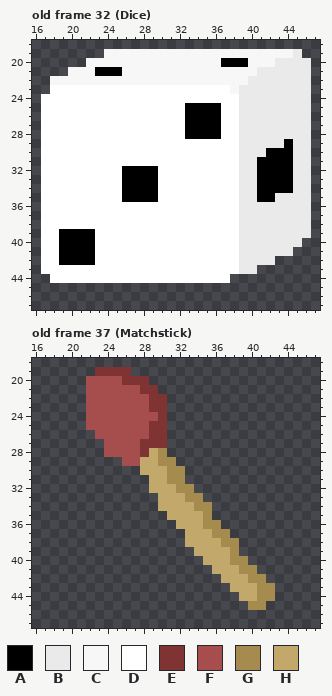
Two versions of one pixel-art file, Sprites/Items/items.aseprite. The picture above is the old version.
64x64 pixels, 37 frames. Colours within 5 levels of each other are drawn and written as one. Shown: old frame 32 (Dice): x 16..47, y 18..47; old frame 37 (Matchstick): x 16..47, y 18..47. The commit also changed other frames, which this record leaves out.
Visible layers, top first: "ItemsNew", "Items", "Extra".
Palette (. is transparent): A #000000  B #eaeaea  C #f7f7f7  D #ffffff  E #803333  F #a64e4e  G #a68b4f  H #c3a86c
Pixels before, old frame 32 (Dice), first column x 17:
19 .......CCCCCCCCCCCCCCCCCCCCCB.
20 .....CCCCCCCCCCCCCCCAAACCCBBBB
21 ...CCCAAACCCCCCCCCCCCCCCBBBBBB
22 .CCCCCCCCCCCCCCCCCCCCCCBBBBBBB
23 .DDDDDDDDDDDDDDDDDDDDCBBBBBBBB
24 DDDDDDDDDDDDDDDDDDDDDDBBBBBBBB
25 DDDDDDDDDDDDDDDDAAAADDBBBBBBBB
26 DDDDDDDDDDDDDDDDAAAADDBBBBBBBB
27 DDDDDDDDDDDDDDDDAAAADDBBBBBBBB
28 DDDDDDDDDDDDDDDDAAAADDBBBBBBBB
29 DDDDDDDDDDDDDDDDDDDDDDBBBBBABB
30 DDDDDDDDDDDDDDDDDDDDDDBBBAAABB
31 DDDDDDDDDDDDDDDDDDDDDDBBAAAABB
32 DDDDDDDDDAAAADDDDDDDDDBBAAAABB
33 DDDDDDDDDAAAADDDDDDDDDBBAAAABB
34 DDDDDDDDDAAAADDDDDDDDDBBAAAABB
35 DDDDDDDDDAAAADDDDDDDDDBBAABBBB
36 DDDDDDDDDDDDDDDDDDDDDDBBBBBBBB
37 DDDDDDDDDDDDDDDDDDDDDDBBBBBBBB
38 DDDDDDDDDDDDDDDDDDDDDDBBBBBBBB
39 DDAAAADDDDDDDDDDDDDDDDBBBBBBBB
40 DDAAAADDDDDDDDDDDDDDDDBBBBBBB.
41 DDAAAADDDDDDDDDDDDDDDDBBBBBB..
42 DDAAAADDDDDDDDDDDDDDDDBBBB....
43 DDDDDDDDDDDDDDDDDDDDDDBB......
44 .DDDDDDDDDDDDDDDDDDDD.........
Pixels before, old frame 37 (Matchstick), first column x 22:
19 .EEEE................
20 FFFFEEE..............
21 FFFFFFEE.............
22 FFFFFFFEE............
23 FFFFFFFEE............
24 FFFFFFFFE............
25 FFFFFFFEE............
26 .FFFFFFEE............
27 ..FFFFEEE............
28 ..FFFFEHG............
29 ....FFHHGG...........
30 ......HHHGG..........
31 .......HHGG..........
32 .......HHHGG.........
33 ........HHHGG........
34 ........HHHHGG.......
35 .........HHHHG.......
36 ..........HHHGG......
37 ...........HHHGG.....
38 ...........HHHHGG....
39 ............HHHHG....
40 .............HHHGG...
41 ..............HHHGG..
42 ...............HHHGG.
43 ................HHHGG
44 .................HHGG
45 ..................GG.
The result:
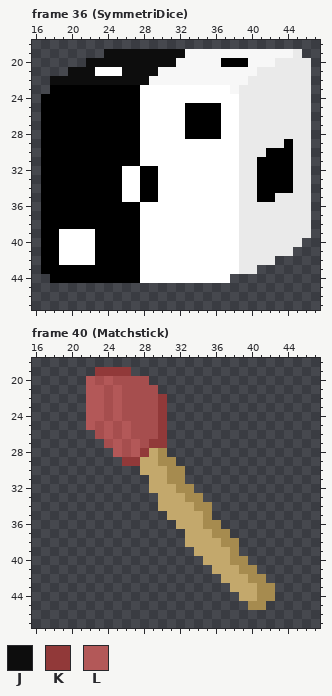
Colours new in this view: J #0d0d0d  K #913939  L #b35858
A new or re-ordered frame is compared with the old frame closest to it.
Changes in this commit:
frames 37 -> 42
Frame 36 (SymmetriDice) is new; against old frame 32 (Dice), layer "Items":
Colour D becomes colour A in row 23 at x 18 to 27; in rows 24 to 31 at x 17 to 27; in rows 32 to 35 at x 17 to 25; in rows 36 to 38 at x 17 to 27; in rows 39 to 42 at x 17 to 18 and 23 to 27; in row 43 at x 17 to 27.
Colour D becomes colour A in row 44 at x 18 to 27.
Colour A becomes colour D in row 21 at x 23 to 25; in rows 32 to 35 at x 26 to 27; in rows 39 to 42 at x 19 to 22.
Colour C becomes colour J in row 19 at x 24 to 32; in row 20 at x 22 to 31; in row 21 at x 20 to 22 and 26 to 29; in row 22 at x 18 to 28.
Frame 40 (Matchstick) against old frame 37 (Matchstick), layer "Items":
Colour E becomes colour F in row 20 at x 26 to 28; in row 21 at x 28 to 29; in rows 22 to 23 at x 29; in rows 25 to 26 at x 29; in row 27 at x 28.
Colour E becomes colour K in row 19 at x 23 to 26; in rows 22 to 26 at x 30; in row 27 at x 29 to 30; in row 28 at x 28.
Colour F becomes colour K in row 29 at x 26 to 27.
Colour F becomes colour L in row 20 at x 22 and 24; in rows 21 to 24 at x 22 to 23 and 25; in row 25 at x 22, 24 and 26; in row 26 at x 24 and 26; in rows 27 to 28 at x 25 and 27.
Colour F is removed in row 28 at x 24.
Changed places in both pictures, as pixel boxes (x1, y1, x2, y2):
changed: (41, 49, 185, 283)
changed: (86, 367, 167, 466)
